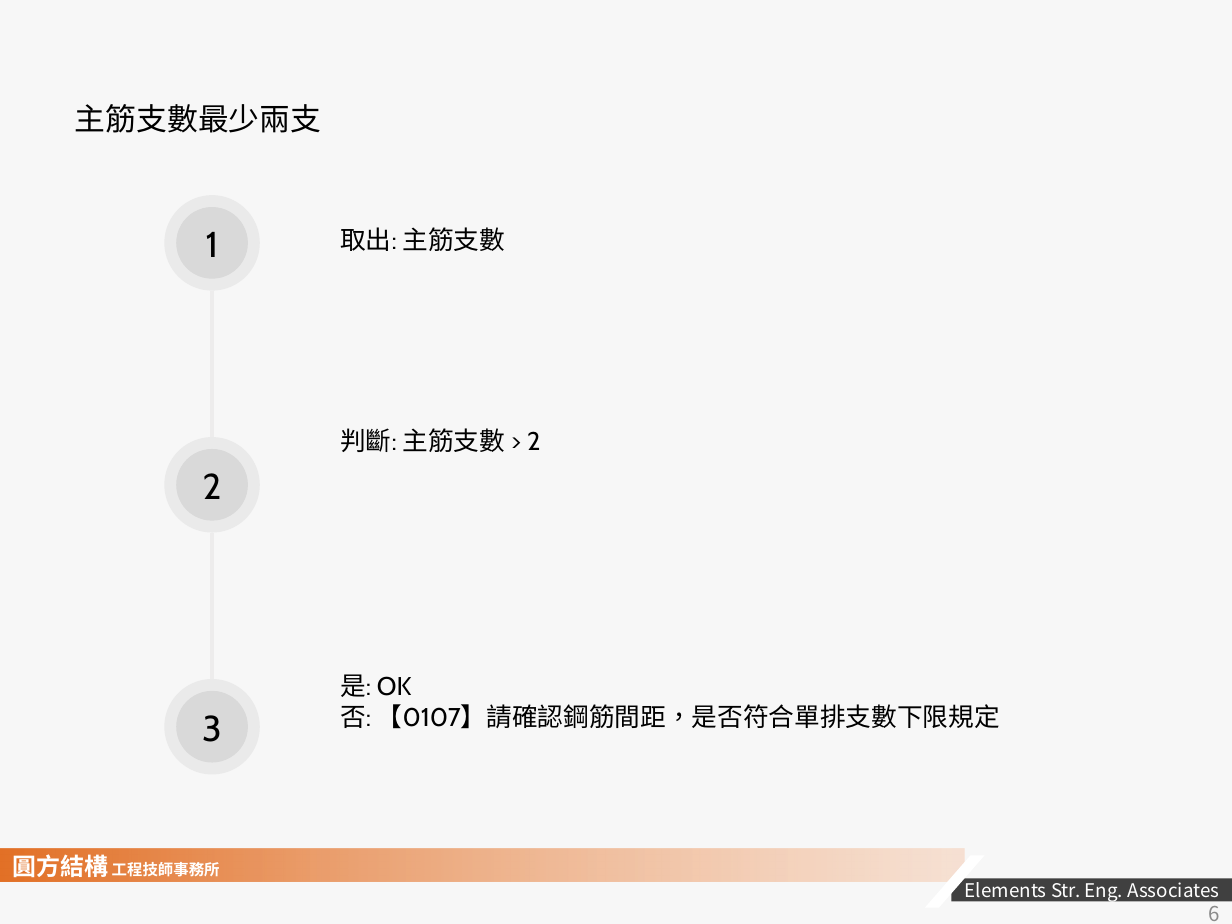
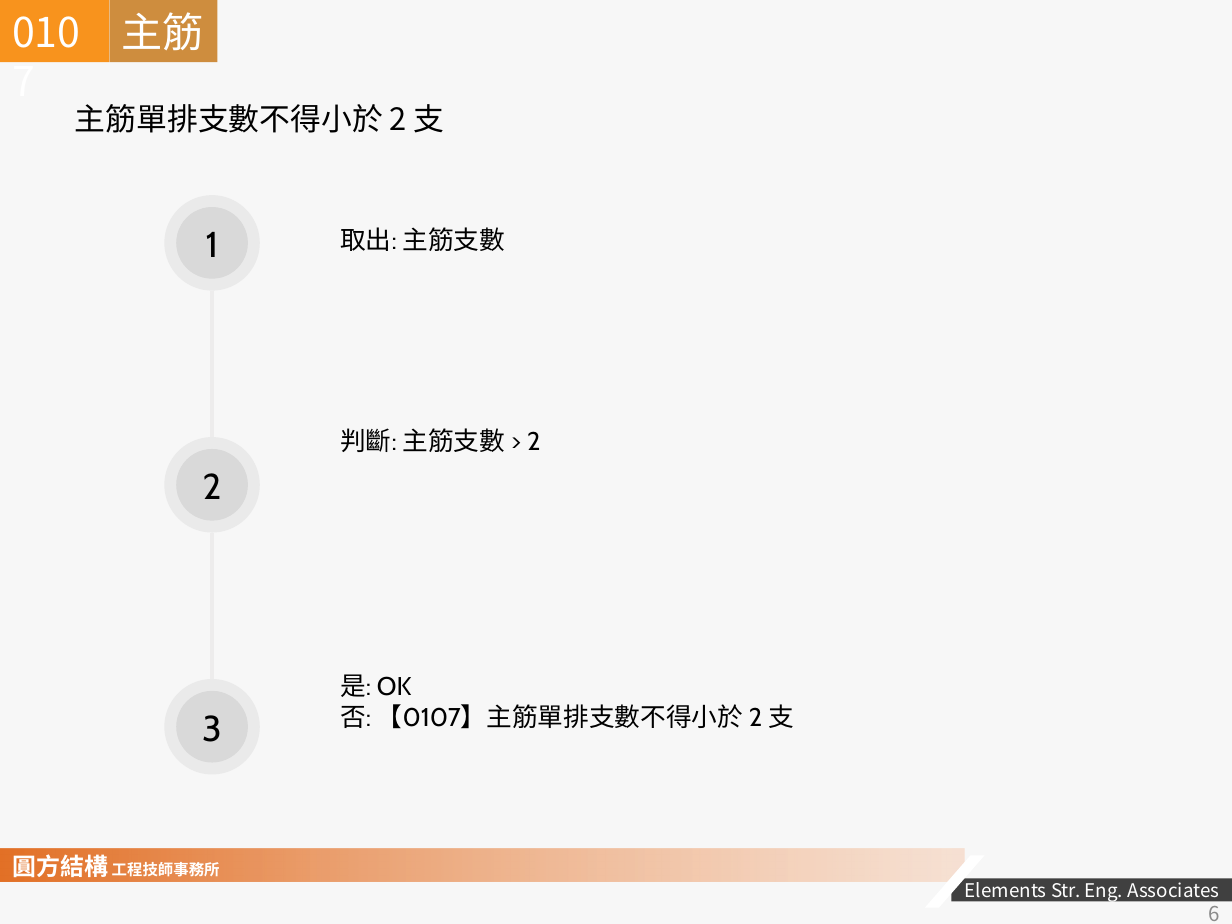
Before and after one commit to skyran1278/VbaProject, a slide deck: slide 6 of 20170524_RCScan/2018-1207 RC SCAN 說明文件.pptx. Drawn at 1232x924 pixels with LibreOffice and Linux fonts; fonts in the diff are those of the drawing; background and template pictures are left out. Boxes give left, top, right and bottom in pixels: in the first picture for what was removed or moved away, otherwise in the second. Text is boxed around its words. In the diff, an @@ line names an element or a change of style, - is before the commit and + after.

```diff
--- a/20170524_RCScan/2018-1207 RC SCAN 說明文件.pptx
+++ b/20170524_RCScan/2018-1207 RC SCAN 說明文件.pptx
@@ rectangle added at (0, 0, 110, 62), fill #F8931D, 24 pt, text #FFFFFF @@
+0107
@@ rectangle added at (110, 0, 218, 62), fill #CE8D3E, 24 pt, text #FFFFFF @@
+主筋
@@ text at (75, 104, 445, 133): text changed @@
-主筋支數最少兩支
+主筋單排支數不得小於 2 支
@@ text at (340, 704, 794, 729): text changed @@
-否: 【0107】請確認鋼筋間距，是否符合單排支數下限規定
+否: 【0107】主筋單排支數不得小於 2 支
```
Also in this commit, not shown: 5 other slides changed, 17 slides added, 8 slides removed, 2 other files.
